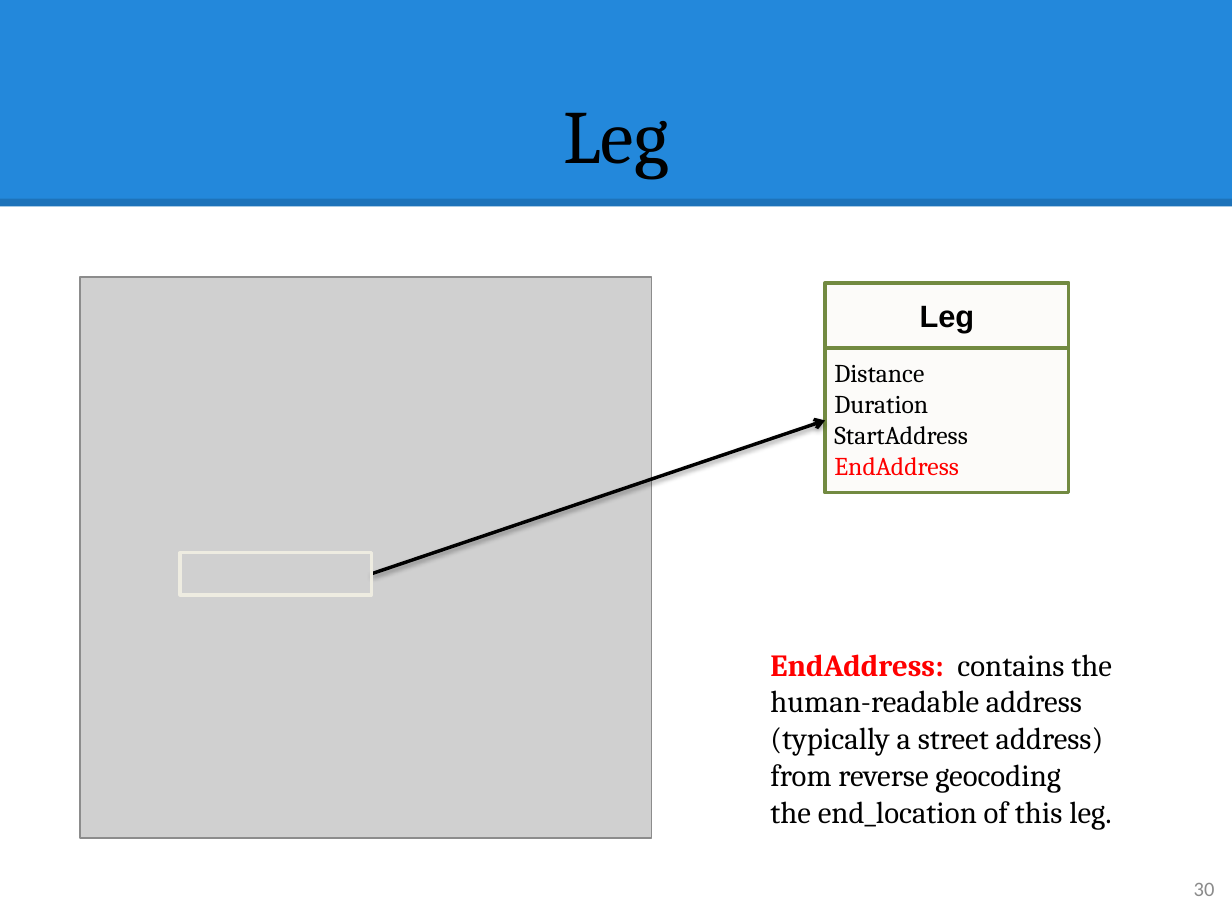
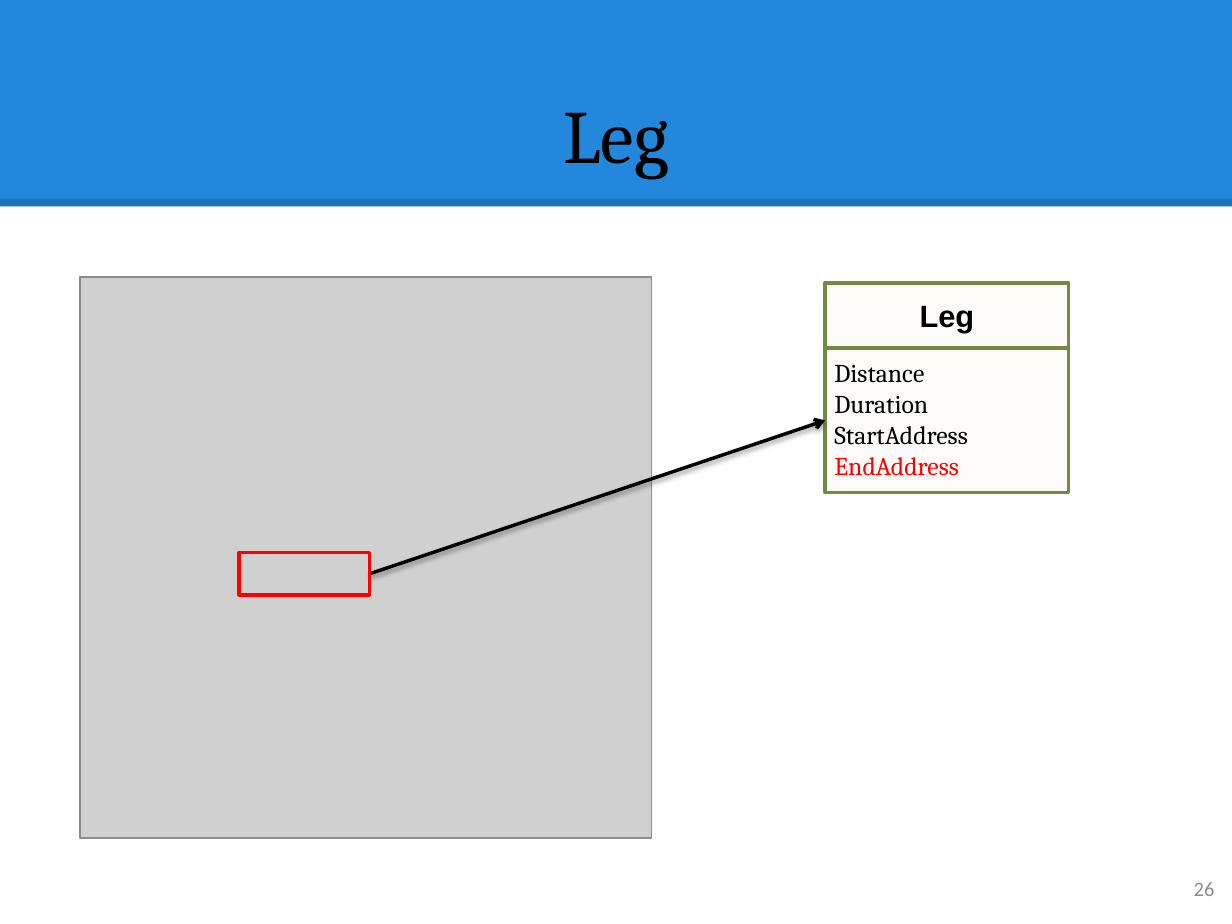
Before and after one commit to hqt/street-router, a slide deck: slide 26 of Document/presentation/ngoan/5 search motorbike.pptx (slide 30 before the commit). Drawn at 1232x924 pixels with LibreOffice and Linux fonts; fonts in the diff are those of the drawing; grey boxes stand for pictures. Boxes give left, top, right and bottom in pixels: in the first picture for what was removed or moved away, otherwise in the second. Text is boxed around its words. In the diff, an @@ line names an element or a change of style, - is before the commit and + after.

```diff
--- a/Document/presentation/ngoan/5 search motorbike.pptx
+++ b/Document/presentation/ngoan/5 search motorbike.pptx
@@ rectangle: place and size @@
-rectangle at [180, 553, 371, 595]
+rectangle at [239, 553, 370, 595]
@@ rectangle at [239, 553, 370, 595]: outline #EEECE1 2 pt to #FF0000 2 pt @@
@@ text removed at [770, 654, 1112, 830] @@
-EndAddress: contains the human-readable address (typically a street address) from reverse geocoding the end_location of this leg.
@@ page number at [1194, 882, 1215, 896]: text changed @@
-30
+26
```
Also in this commit, not shown: 14 other slides changed, 15 slides added, 5 slides removed.
